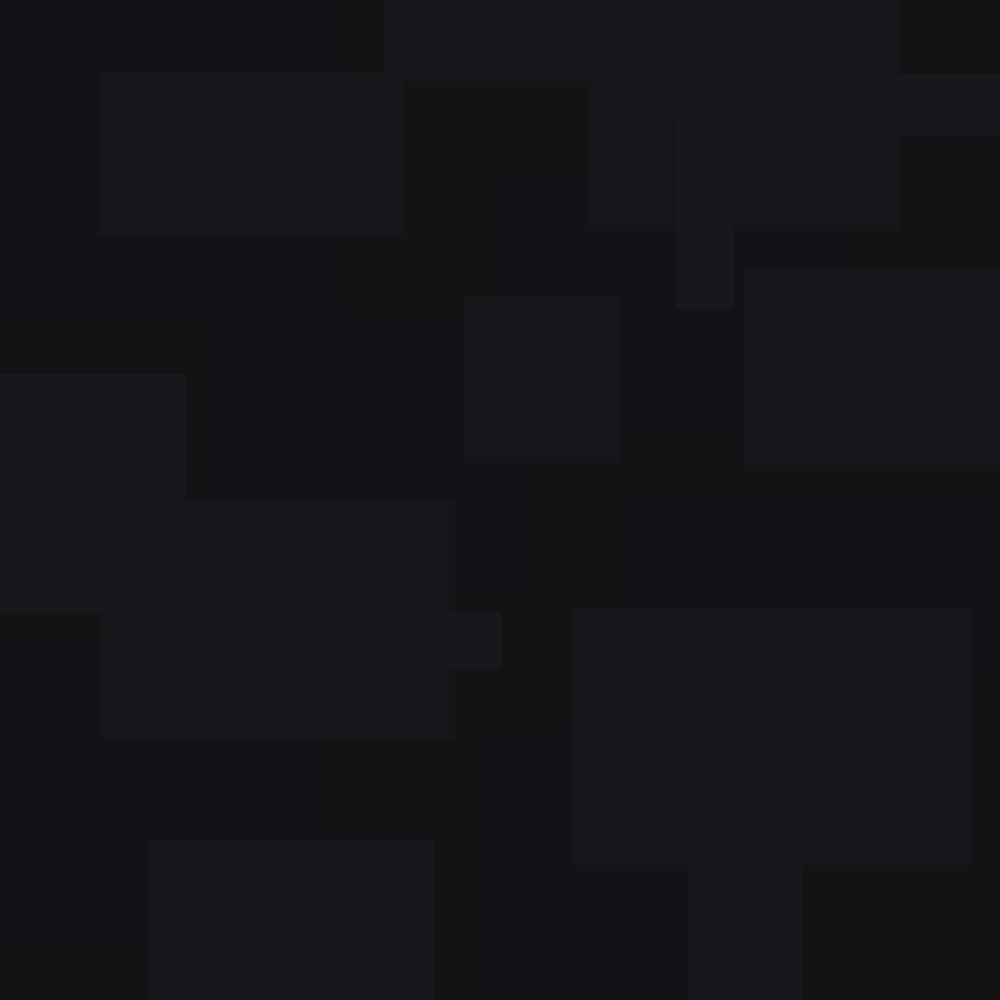
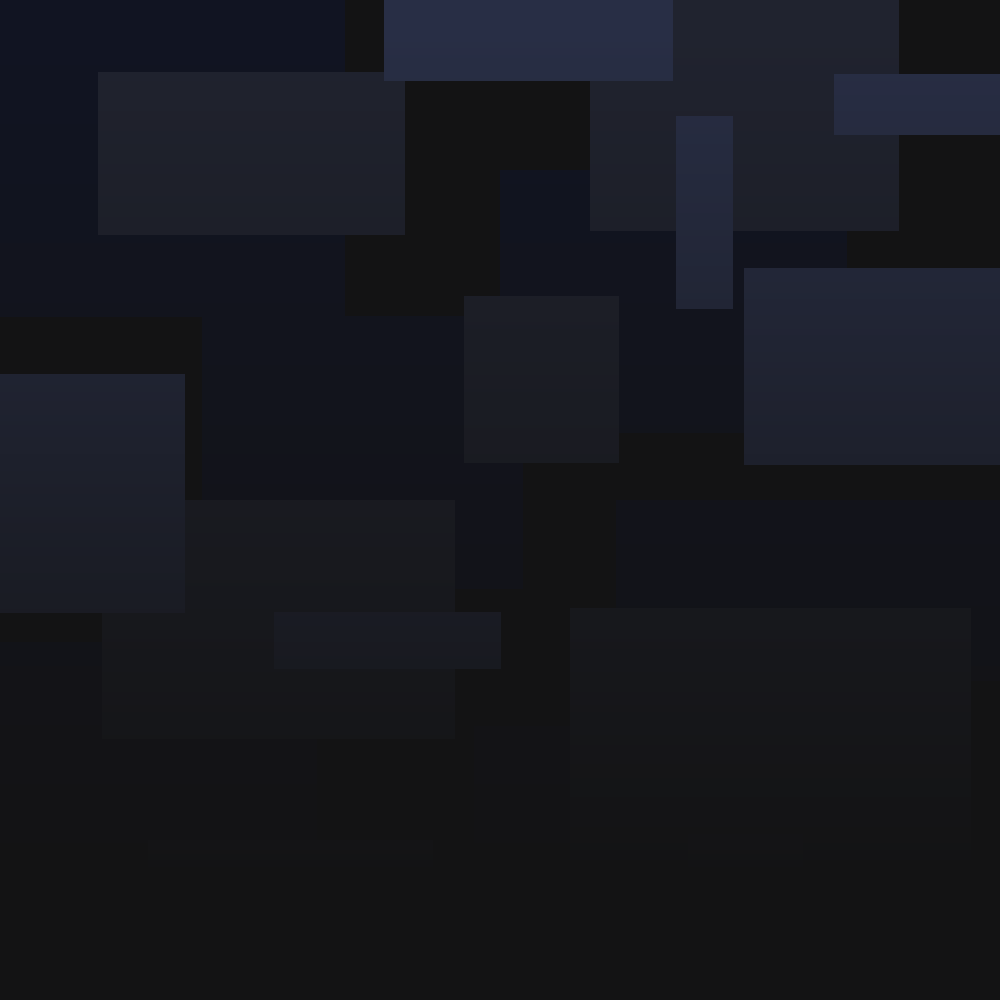
Layered file, before and after one edit (w=1000, h=1000). Changes by layer:
added layer "Paint Layer 3" above "Paint Layer 2" over [0, 0, 1000, 1000]
hid "Paint Layer 2" over [0, 0, 1000, 1000]
painted on "Paint Layer 1" over [0, 0, 1000, 1000]
